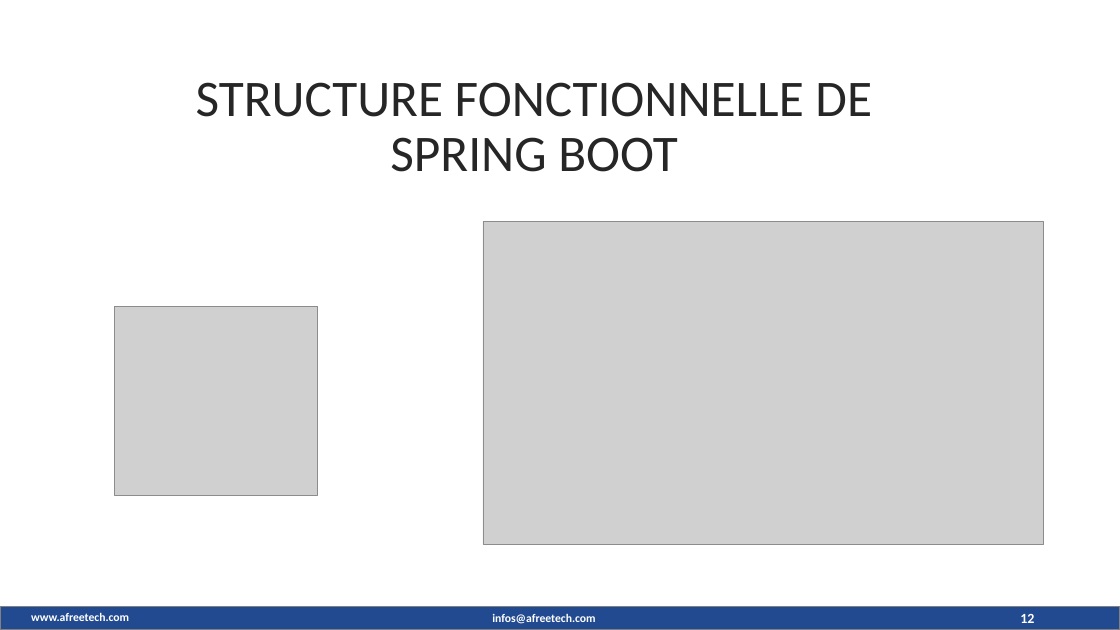
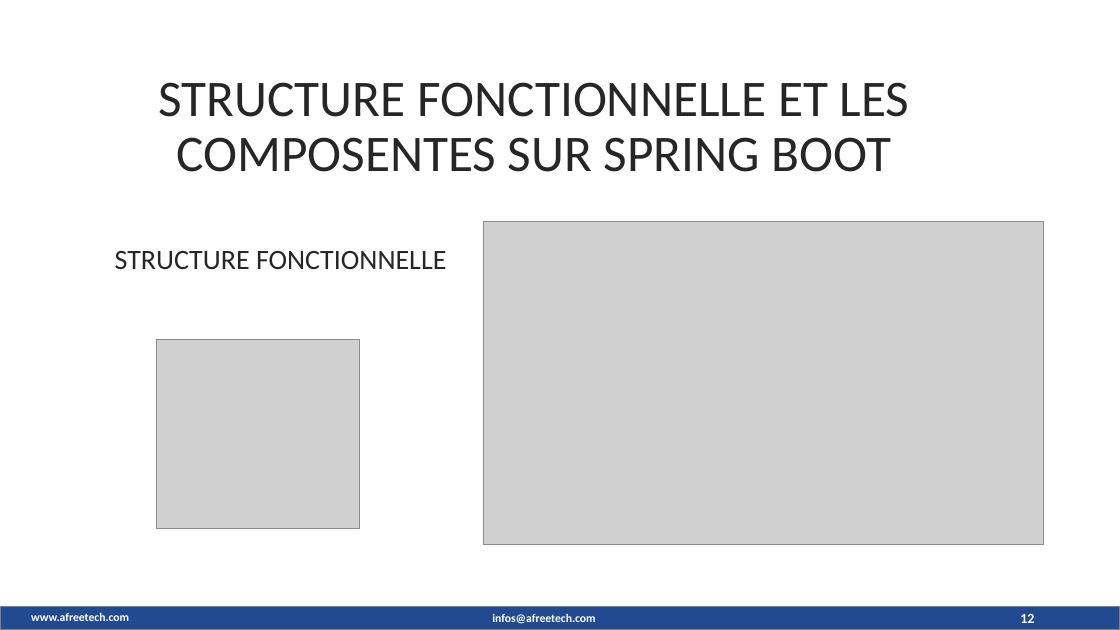
Before and after one commit to maximedorlin/maximedorlin, a slide deck: slide 12 of sprint boot.pptx. Drawn at 1120x630 pixels with LibreOffice and Linux fonts; fonts in the diff are those of the drawing; grey boxes stand for pictures; background and template pictures are left out. Boxes give left, top, right and bottom in pixels: in the first picture for what was removed or moved away, otherwise in the second. Text is boxed around its words. In the diff, an @@ line names an element or a change of style, - is before the commit and + after.

```diff
--- a/sprint boot.pptx
+++ b/sprint boot.pptx
@@ text at (x1=158, y1=82, x2=910, y2=172): text changed @@
-STRUCTURE FONCTIONNELLE DE SPRING BOOT
+STRUCTURE FONCTIONNELLE ET LES COMPOSENTES SUR SPRING BOOT
@@ text added at (x1=115, y1=251, x2=446, y2=269), 24 pt, text #262626 @@
+STRUCTURE FONCTIONNELLE
@@ picture moved from (x1=114, y1=307, x2=318, y2=496) to (x1=156, y1=339, x2=360, y2=528) @@
```
Also in this commit, not shown: 9 other slides changed, 3 slides added, 1 slide removed.
